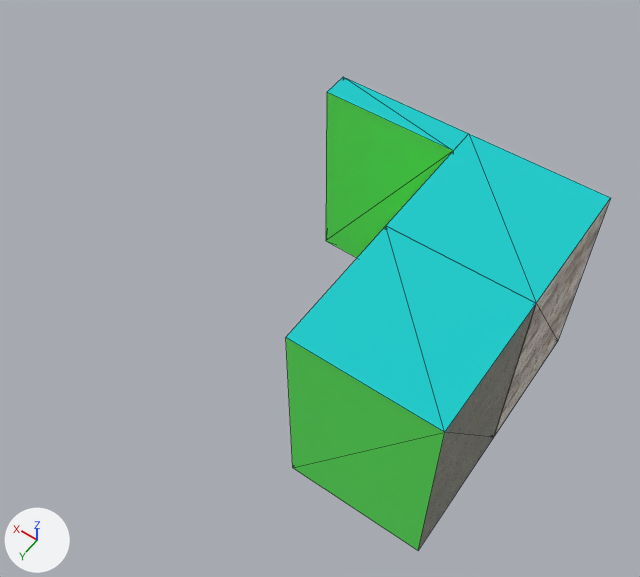
Two versions of the COLLADA model collada/building.dae, one commit apart.
Before and after are seen from a camera (50 mm lens) standing at (-0.76, 4.14, 5.52) and looking at (1.43, 1.07, 0.7). Every picture has the same lights, and +X, +Y and +Z are marked at lower left. Mesh edges are drawn as thin lines. Where no turn or scale is listed for an object, it has been applied to the vertices. Vertices at the same position are counted once.

The first picture shows 'Wall1', 'Wall2', 'Wall3'.
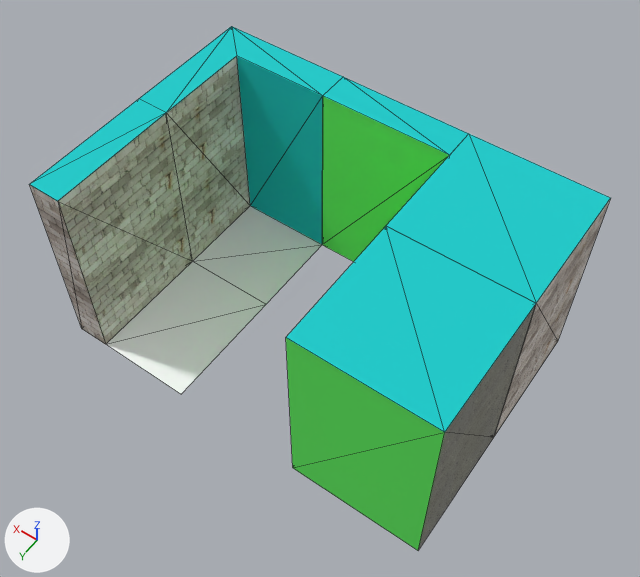
Commit message: regroup a wall when misaligned

What changed in the scene script:
```text
Add mat_material:
    mat_material = principled_material('material')
    mat_material.base_color = (1.0, 1.0, 1.0)  # white #ffffff
    mat_material.roughness = 0.9
Change me_wall3:
    where me_wall3.from_pydata(...)  # 8 vertices, 12 faces; spans x 0.0..1.0, y 0.0..0.2, z 0.0..1.55
    used by ob_wall3; location = (1.0, 0.0, 0.0)
    me_wall3 part 1: the whole mesh is scaled about the mesh origin by (1, 1.25, 1)
Add me_wall:
    me_wall.from_pydata(...)  # 10 vertices, 14 faces; spans x 0.0..1.0, y 0.0..1.0, z 0.0..1.55
    # faces by material slot: [4, 2, 6, 2]
    me_wall.materials.append(mat_siding)  # picture img_siding_jpg
    me_wall.materials.append(mat_color_h06)  # cyan #00cccc
    me_wall.materials.append(mat_color_g03)  # green #65ff65
    me_wall.materials.append(mat_material)  # white #ffffff
Add me_wall1_001:
    me_wall1_001.from_pydata(...)  # 13 vertices, 22 faces; spans x 0.0..1.0, y 0.0..1.0, z 0.0..1.55
    # faces by material slot: [8, 6, 6, 2]
    me_wall1_001.materials.append(mat_color_g03)  # green #65ff65
    me_wall1_001.materials.append(mat_siding)  # picture img_siding_jpg
    me_wall1_001.materials.append(mat_color_h06)  # cyan #00cccc
    me_wall1_001.materials.append(mat_material)  # white #ffffff
Add ob_wall:
    ob_wall = bpy.data.objects.new('Wall', me_wall)
    ob_wall.location = (2.0, 1.0, 0.0)
Add ob_wall1_001:
    ob_wall1_001 = bpy.data.objects.new('Wall1.001', me_wall1_001)
    ob_wall1_001.location = (2.0, 0.0, 0.0)
```

Location of each change, [x1, y1, x2, y2] in pixels of the pictures (640 x 577 px):
'Wall', added: after [29, 99, 266, 394]
    faces in mat_siding (picture img_siding_jpg): [30, 114, 192, 344]
    faces in mat_material (white #ffffff): [106, 261, 266, 394]
    faces in mat_color_h06 (cyan #00cccc): [29, 99, 166, 201]
'Wall1.001', added: after [139, 26, 343, 304]
    faces in mat_color_h06 (cyan #00cccc): [139, 26, 343, 244]
    faces in mat_siding (picture img_siding_jpg): [166, 56, 250, 261]
    faces in mat_material (white #ffffff): [193, 206, 322, 304]
'Wall3', mesh rescaled: before [326, 77, 469, 258]; after [322, 77, 469, 262]
